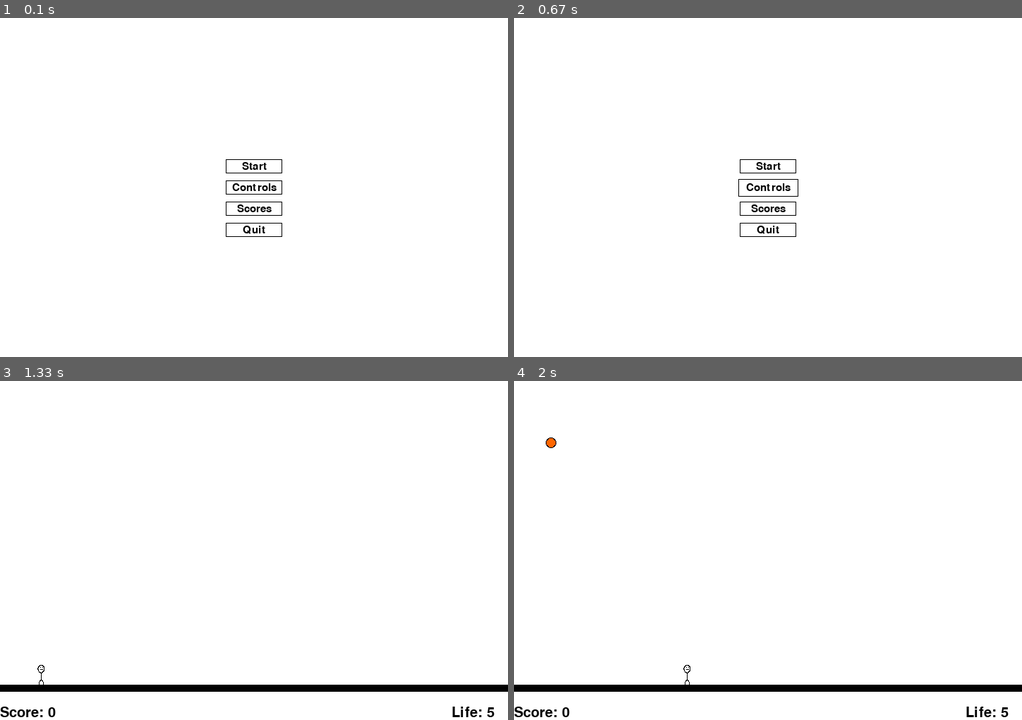
Above: before the commit, frames 1-4 (two rows, left to right).
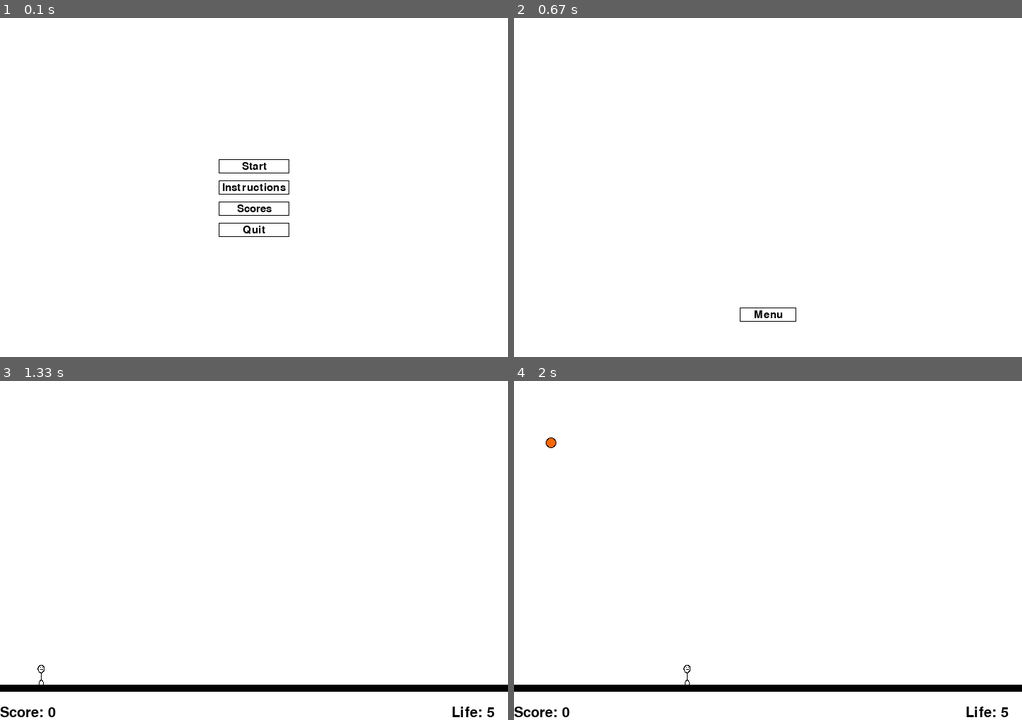
Above: after the commit, the same moments.

Repository: curtisxk38/pygame-DodgeGame
Game: pygame game, started from main.py
The game is run twice, just before and just after one commit, with the same random seed, the same clock (stepped at 60 frames per second) and the same inputs.
Inputs (mouse positions are in pixels of both pictures, inside the frame that each line leads up to):
- Up to frame 1 (0.1 s): no input
- Up to frame 2 (0.67 s): click (768, 187) at 0.38 s
- Up to frame 3 (1.33 s): click (254, 679) at 0.72 s, where only the run after the commit has a clickable "Menu"; click "Start" at 1.22 s
- Up to frame 4 (2 s): hold Right 1.5-1.97 s; move the mouse to (955, 669) at 1.53 s

The runs differ from the first frame. In frame 1, 0.3% of the frame differs, in the area x 43-57%, y 41-65%; in frame 2, 0.7%, in the area x 44-56%, y 41-90%; in frame 3, nothing differs; in frame 4, nothing differs.

Commit message:
Added initial instructions screen

Diff:
--- /dev/null
+++ b/instructions.py
@@ -0,0 +1,35 @@
+import pygame
+import state
+import button
+
+class InstructionsScreenControl(state.State):
+    def __init__(self):
+        state.State.__init__(self)
+        self.next = "menu"
+        self.menu_button = self.make_menu_button()
+        self.KEY_BINDINGS = {"LEFT": pygame.K_LEFT,
+                "RIGHT": pygame.K_RIGHT}
+
+    def make_menu_button(self):
+        rect = pygame.Rect(0, 0, 80, 20)
+        rect.centerx, rect.centery = pygame.display.get_surface().get_size()[0]/2, pygame.display.get_surface().get_size()[1]-60
+        my_button = button.Button(rect, "Menu", (0, 0, 0), 15, self.finish)
+        return my_button
+
+    def finish(self):
+        self.done = True
+
+    def startup(self):
+        pass
+
+    def cleanup(self):
+        pass
+
+    def get_event(self, event):
+        self.menu_button.get_event(event)
+        if pygame.key.get_pressed()[pygame.K_ESCAPE]:
+            self.done = True
+
+    def update(self, screen, dt):
+        screen.fill((255, 255, 255))
+        self.menu_button.update(screen)
--- a/main.py
+++ b/main.py
@@ -5,6 +5,7 @@
 import game
 import menu
 import scores
+import instructions
 
 
 class DodgeGame():
@@ -71,7 +72,7 @@
 
     state_dict = {'menu': menu.MenuScreenControl(),
                   'game': game.GameScreenControl(),
-                  # 'instructions': todo
+                  'instructions': instructions.InstructionsScreenControl(),
                   'scores': scores.ScoresScreenControl()
     }
     start.setup_states(state_dict, 'menu')
--- a/menu.py
+++ b/menu.py
@@ -26,12 +26,12 @@
         self.quit = True
 
     def make_buttons(self):
-        rect = pygame.Rect(0, 0, 80, 20)
+        rect = pygame.Rect(0, 0, 100, 20)
         rect.centerx = pygame.display.get_surface().get_size()[0]/2
         rect.centery = pygame.display.get_surface().get_size()[1]/2 - 30
         self.button_list.append(button.Button(rect, "Start", (0, 0, 0), 15, self.go_to_game))
         rect.centery += 30
-        self.button_list.append(button.Button(rect, "Controls", (0, 0, 0), 15, None))
+        self.button_list.append(button.Button(rect, "Instructions", (0, 0, 0), 15, self.go_to_instructions))
         rect.centery += 30
         self.button_list.append(button.Button(rect, "Scores", (0, 0, 0), 15, self.go_to_scores))
         rect.centery += 30
